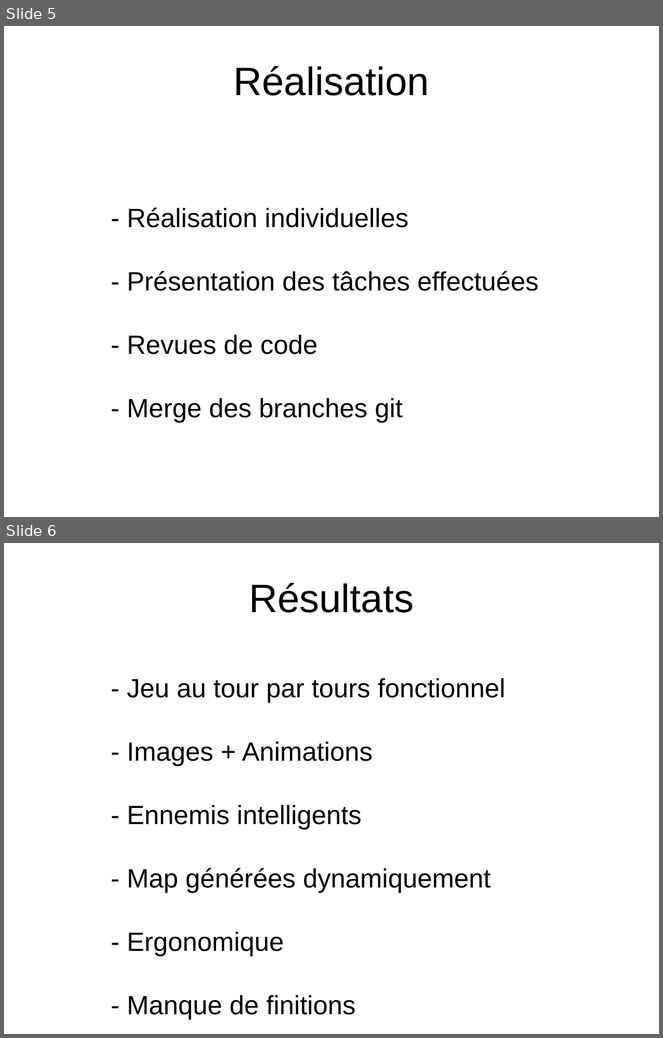
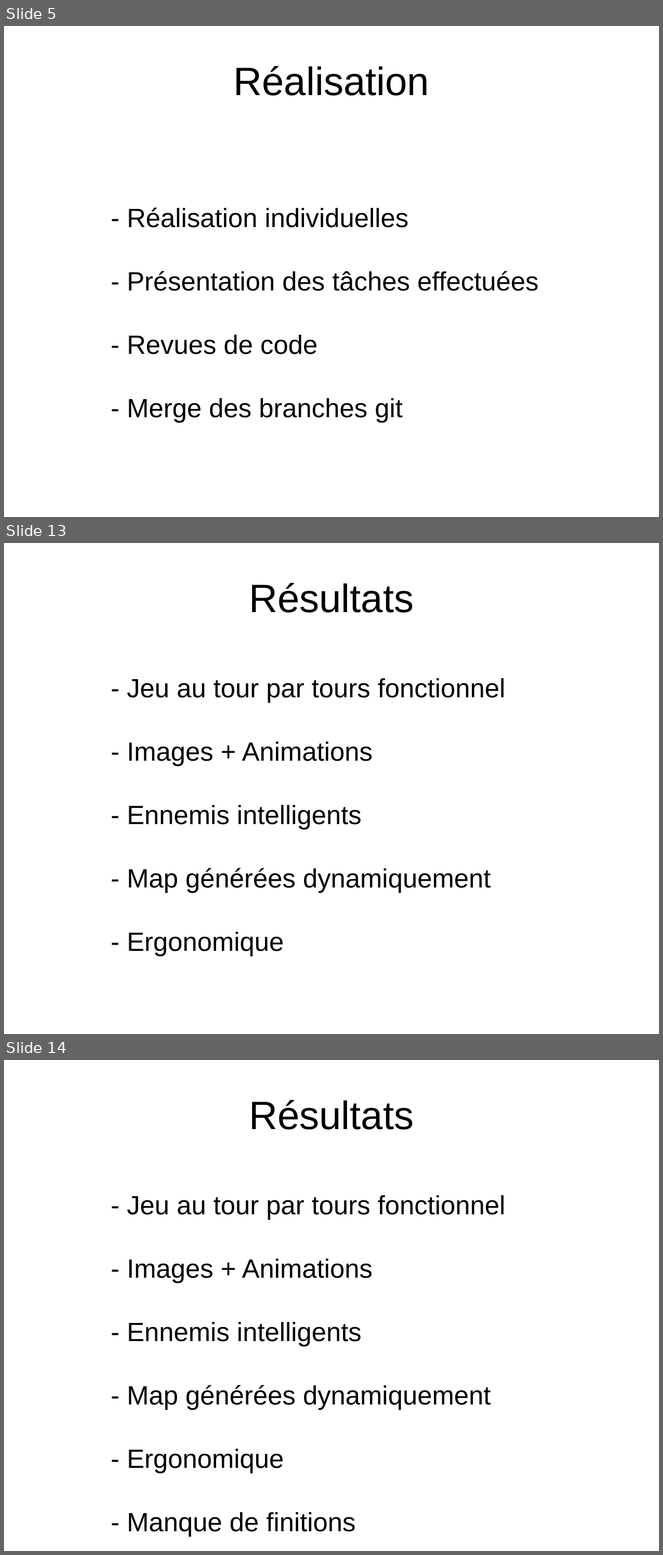
Before and after one commit to BalthazarPavot/WarGame, a slide deck: presentation/jet_1.odp. Shown one above the other, each under a label of ours: slides 5 and 6 before the commit, slides 5, 13 and 14 after it; the slides between them are not shown. The pictures are 663x1038 and 663x1555 pixels, drawn with LibreOffice and Linux fonts; fonts in the diff are those of the drawing. Boxes give left, top, right and bottom in pixels: in the first picture for what was removed or moved away, otherwise in the second. Text is boxed around its words. In the diff, an @@ line names an element or a change of style, - is before the commit and + after.

Commit message:
Presentation images.

```diff
--- a/presentation/jet_1.odp
+++ b/presentation/jet_1.odp
@@ slide 13 added at (4,543,659,1034), background #FFFFFF @@
@@ text added at (249,583,414,613), 48 pt, text #000000 @@
+Résultats
@@ text added at (127,678,506,956), 32 pt, text #000000 @@
+- Jeu au tour par tours fonctionnel
+- Images + Animations
+- Ennemis intelligents
+- Map générées dynamiquement
+- Ergonomique
@@ what was slide 6 is now slide 14 @@
```
Also in this commit, not shown: 1 slide changed, 7 other slides added, 16 other files.
